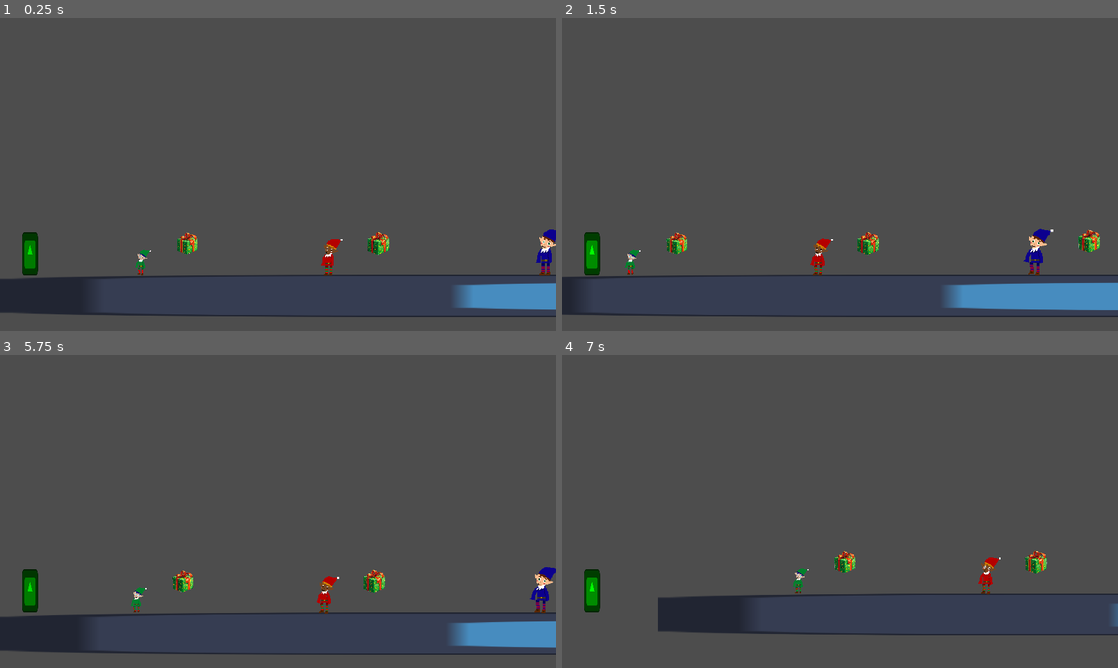
Above: before the commit, frames 1-4 (two rows, left to right).
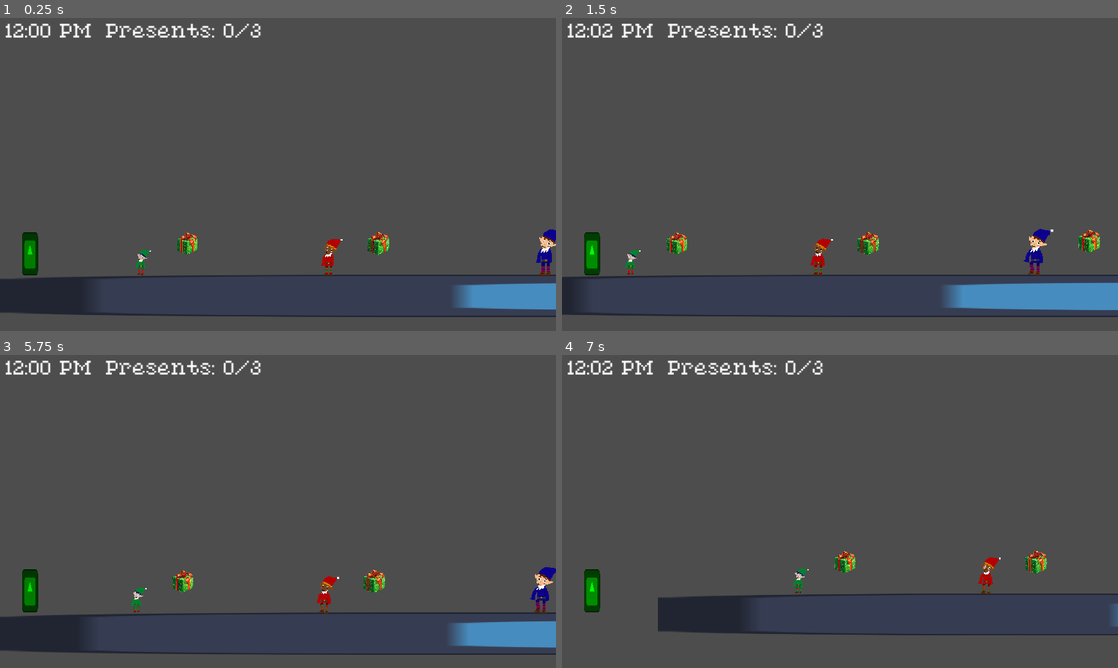
Above: after the commit, the same moments.

Repository: agreene5/GeorgiaDev-Winter-Jam-2024
Game: Godot game, scene res://Scenes/main.tscn
Two runs of this game, one before a commit and one after it. Both use one fixed random seed, a clock stepped at 60 frames per second and the inputs below. The engine's default icon, where the game draws it, is replaced by a stand-in: a white triangle on a blue panel in a dark square.
Inputs (mouse positions are in pixels of both pictures, inside the frame that each line leads up to):
- Up to frame 1 (0.25 s): no input
- Up to frame 2 (1.5 s): tap Enter (ui_accept) at 0.5, 0.77 s; move the mouse to (962, 158) at 0.52 s; hold Right (ui_right) from 0.53 s (still down); right-click (962, 158) at 0.6 s; move the mouse to (728, 190) at 1.27 s; right-click (728, 190) at 1.35 s
- Up to frame 3 (5.75 s): tap Enter (ui_accept) at 1.52, 2, 3.02, 3.5, 3.77, 4.25, 4.52, 5 s; move the mouse to (333, 442) at 2.02 s; release Right (ui_right) at 2.03 s; hold Left (ui_left) 2.03-2.78 s; right-click (333, 442) at 2.1 s; move the mouse to (250, 574) at 2.77 s; hold Right (ui_right) 2.78-4.28 s; right-click (250, 574) at 2.85 s; move the mouse to (444, 558) at 3.52 s; right-click (444, 558) at 3.6 s; move the mouse to (111, 464) at 4.27 s; hold Left (ui_left) 4.28-5.03 s; right-click (111, 464) at 4.35 s; move the mouse to (305, 511) at 5.02 s; hold Right (ui_right) from 5.03 s (still down); right-click (305, 511) at 5.1 s
- Up to frame 4 (7 s): move the mouse to (756, 433) at 5.77 s; release Right (ui_right) at 5.78 s; hold Left (ui_left) from 5.78 s (still down); right-click (756, 433) at 5.85 s; tap Enter (ui_accept) at 6.02, 6.77 s; move the mouse to (962, 495) at 6.52 s; right-click (962, 495) at 6.6 s

The runs differ from the first frame. In frame 1, 0.9% of the frame differs, in the area x 1-47%, y 1-7%; in frame 2, 0.9%; in frame 3, 0.9%; in frame 4, 0.9%.

Commit message:
Added a temp UI for timer and presents collected

Diff:
--- a/Global_Variables.gd
+++ b/Global_Variables.gd
@@ -29,7 +29,16 @@
 		get_tree().change_scene_to_file("res://Scenes/caught_screen.tscn")
 		get_tree().paused = false # Unpausing the game
 
-var presents_collected = 0 # Dependent on how many presents you have
+signal presents_value_changed(num_presents)
+var _presents_collected = 0 # Dependent on how many presents you have
+var presents_collected: int: # Signals whenever presents_collected changes value
+	get:
+		return _presents_collected
+	set(value):
+		if _presents_collected != value:
+			_presents_collected = value
+			presents_value_changed.emit(value)
+
 var all_presents = 3 # Determines how many presents are needed to win
 func you_win():
 	get_tree().change_scene_to_file("res://Scenes/victory_screen.tscn")
--- a/Scenes/main.gd
+++ b/Scenes/main.gd
@@ -1,12 +1,24 @@
 extends Node2D
 
+@onready var timer = $Timer
+var time = 180.0  # 3 minute timer till Christmas Eve
 
 # Called when the node enters the scene tree for the first time.
 func _ready() -> void:
 	Global_Variables.caught = false # Setting the caught to false for this scene is reloaded
 	Global_Variables.presents_collected = 0 # Settings presents to 0 everytime scene reloads
 
+	timer.wait_time = time # Setting wait time to the timer value
+	timer.one_shot = true # Timer won't repeat when it hits 0
+	timer.timeout.connect(_on_timer_timeout)
+	timer.start()
 
 # Called every frame. 'delta' is the elapsed time since the previous frame.
 func _process(delta: float) -> void:
-	pass
+		time = timer.time_left
+		print(time)
+
+func _on_timer_timeout() -> void: # Called when timer hits 0
+		time = 0.0
+		print("It's Christmas Eve! You Lose!")
+		Global_Variables.got_caught()
--- a/Scenes/main.tscn
+++ b/Scenes/main.tscn
@@ -8,6 +8,9 @@
 [ext_resource type="PackedScene" uid="uid://c51w0b83assly" path="res://elf_2/elf_2.tscn" id="5_ep68p"]
 [ext_resource type="PackedScene" uid="uid://btpsawf4hwa8o" path="res://elf_3/elf_3.tscn" id="6_hsds3"]
 [ext_resource type="PackedScene" uid="uid://dah40pha23gbf" path="res://presents/present.tscn" id="8_h1cf3"]
+[ext_resource type="FontFile" uid="uid://c0bdp5ffbpdu8" path="res://Finished_Assets/Non-Housemade Assets/PixelatedEleganceRegular-ovyAA.ttf" id="9_6aaf0"]
+[ext_resource type="Script" path="res://UI_Elements/presents_ui.gd" id="9_21bb7"]
+[ext_resource type="Script" path="res://Scenes/timer_ui.gd" id="11_4x2gd"]
 
 [sub_resource type="RectangleShape2D" id="RectangleShape2D_k2t3w"]
 size = Vector2(10196, 143)
@@ -79,3 +82,27 @@
 [node name="Present3" parent="." instance=ExtResource("8_h1cf3")]
 position = Vector2(2074, 387)
 scale = Vector2(0.11, 0.11)
+
+[node name="UI_Elements" type="CanvasLayer" parent="."]
+
+[node name="Presents_UI" type="Label" parent="UI_Elements"]
+offset_left = 366.0
+offset_top = 20.0
+offset_right = 915.0
+offset_bottom = 110.0
+theme_override_fonts/font = ExtResource("9_6aaf0")
+theme_override_font_sizes/font_size = 60
+text = "Presents: ?/?"
+script = ExtResource("9_21bb7")
+
+[node name="Timer_UI" type="Label" parent="UI_Elements"]
+offset_left = 20.0
+offset_top = 20.0
+offset_right = 280.0
+offset_bottom = 74.0
+theme_override_fonts/font = ExtResource("9_6aaf0")
+theme_override_font_sizes/font_size = 60
+text = "1:00 PM"
+script = ExtResource("11_4x2gd")
+
+[node name="Timer" type="Timer" parent="."]
--- /dev/null
+++ b/Scenes/timer_ui.gd
@@ -0,0 +1,31 @@
+extends Label
+
+
+# Called when the node enters the scene tree for the first time.
+func _ready() -> void:
+	pass # Replace with function body.
+
+
+# Called every frame. 'delta' is the elapsed time since the previous frame.
+func _process(delta: float) -> void:
+	var time_remaining = owner.time # Getting the current time
+
+	# Convert 180 seconds to 6 hours (1 second = 2 minutes of clock time)
+	var total_minutes = (180.0 - time_remaining) * 2  # Convert to clock minutes
+
+	# Calculate hours and minutes
+	var hours = int(floor(total_minutes / 60))  # Get hours passed
+	var minutes = int(floor(total_minutes)) % 60  # Get remaining minutes
+
+	# Start at 12 and add hours passed
+	var display_hour = (12 + int(hours)) % 12
+	if display_hour == 0:
+		display_hour = 12
+
+	# Determine AM/PM
+	var meridiem = "PM"
+	if hours >= 6:
+			meridiem = "AM"
+
+	# Outputted time text
+	text = "%d:%02d %s" % [display_hour, minutes, meridiem]
--- /dev/null
+++ b/UI_Elements/presents_ui.gd
@@ -0,0 +1,17 @@
+extends Label
+
+signal presents_value_changed(num_presents)
+
+# Called when the node enters the scene tree for the first time.
+func _ready() -> void:
+		Global_Variables.presents_value_changed.connect(_on_presents_value_changed)
+		# Set initial text
+		text = "Presents: %d/%d" % [Global_Variables.presents_collected, Global_Variables.all_presents]
+
+# Called every frame. 'delta' is the elapsed time since the previous frame.
+func _process(delta: float) -> void:
+		pass
+
+func _on_presents_value_changed(new_form: int) -> void: # Runs every time present value changes and updates values
+		print("udpateeded")
+		text = "Presents: %d/%d" % [Global_Variables.presents_collected, Global_Variables.all_presents]
--- a/presents/present_area.gd
+++ b/presents/present_area.gd
@@ -1,10 +1,8 @@
 extends Area2D
-
 
 # Called when the node enters the scene tree for the first time.
 func _ready() -> void:
-	pass # Replace with function body.
-
+	pass
 
 # Called every frame. 'delta' is the elapsed time since the previous frame.
 func _process(delta: float) -> void:
Binary file added: Finished_Assets/Non-Housemade Assets/PixelatedEleganceRegular-ovyAA.ttf
Not shown, added: Finished_Assets/Non-Housemade Assets/PixelatedEleganceRegular-ovyAA.ttf.import
Not shown: 1 places in Scenes/main.tscn that only renumber resources
